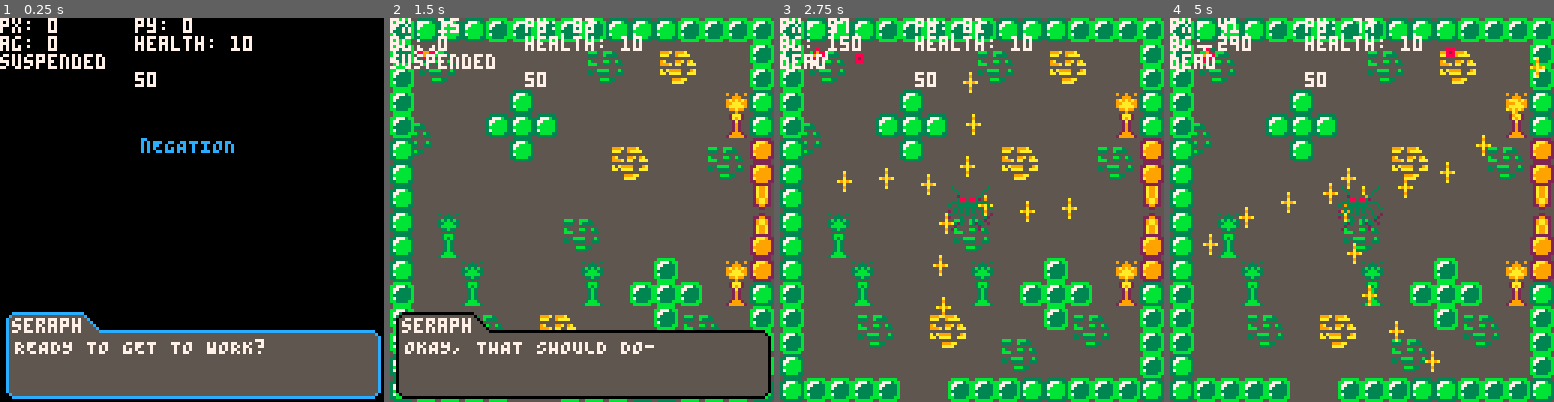
Above: before the commit, frames 1-4 (left to right).
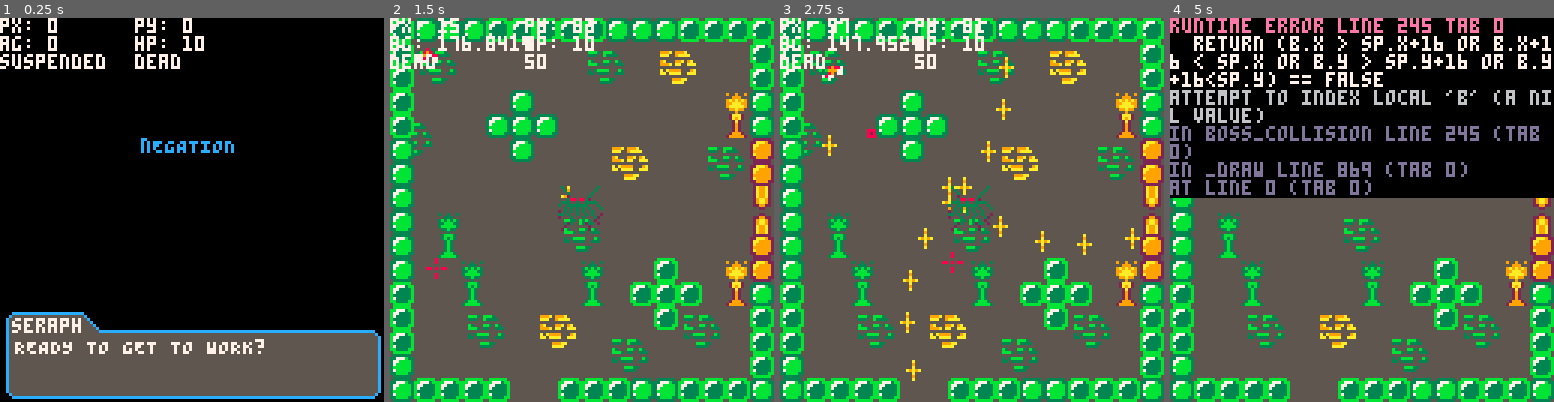
Above: after the commit, the same moments.

Repository: kbrewington/Negation
Game: PICO-8 cartridge negation.p8
The game is run twice, just before and just after one commit, with the same random seed, the same clock (stepped at 60 frames per second) and the same inputs.
Inputs (mouse positions are in pixels of both pictures, inside the frame that each line leads up to):
- Up to frame 1 (0.25 s): no input
- Up to frame 2 (1.5 s): tap X (X key) at 0.33, 1.07 s; click (670, 121) at 0.67 s; tap O (Z key) at 0.7 s; click (436, 267) at 1.22 s
- Up to frame 3 (2.75 s): hold Right 1.6-2.1 s; tap O (Z key) at 1.7, 2.1, 2.5 s; click (887, 114) at 1.77 s; tap X (X key) at 1.85 s; hold Up 2.15-2.42 s; click (952, 259) at 2.32 s; hold Right from 2.47 s (still down)
- Up to frame 4 (5 s): click (1404, 106) at 2.87 s; tap O (Z key) every 0.4 s from 2.9 to 4.9 s; tap X (X key) at 2.97, 4.08 s; release Right at 3.03 s; hold Left 3.08-3.58 s; click (1465, 256) at 3.42 s; hold Down 3.63-3.97 s; click (1231, 102) at 3.97 s; hold Right 4.02-4.68 s; click (1292, 248) at 4.52 s; hold Up from 4.73 s (still down)

The runs differ from the first frame. In frame 1, 0.7% of the frame differs, in the area x 35-66%, y 4-18%; in frame 2, 11%; in frame 3, 3.0%; in frame 4, 47%, in the area x 0-100%, y 0-93%.
Error after the commit: runtime error line 245 tab 0; return (b.x > sp.x+16 or b.x+16 < sp.x or b.y > sp.y+16 or b.y+16<sp.y) == false; attempt to index local 'b' (a nil value)

Commit message:
Added mouse sprite, with mouse aiming. Move left and right not yet implimented

Diff:
--- a/negation.p8
+++ b/negation.p8
@@ -22,8 +22,6 @@
 player.last_hit = 0
 player.b_count = 0
 player.tokens = 0
-Boss_health=50
-
 
 wall_fwd = false
 wall_bck = false
@@ -177,8 +175,9 @@
   b.sprite = sprite
   b.bullet_speed = 2
   b.bullet_spread = 7
-  b.immune_time=1
-  b.last_hit=0
+  b.immune_time = 1
+  b.last_hit = 0
+  b.health = 50
   b.pattern = {90, 180, 270, 360}
   b.update = function()
                  b.angle = (b.angle+1)%360
@@ -200,11 +199,15 @@
 
   print("ag: " .. player.angle, 0, 6, 7)
   --print("mem: ".. stat(0), 45, 6, 7)
-  print("health: ".. player.health, 45, 6, 7)
-
+  print("hp: ".. player.health, 45, 6, 7)
+
+  -- stat(33) = y stat(32) = x
   print(costatus(game), 0, 12, 7)
-  print("", 45, 12, 7)
-  print(Boss_health)
+  if boss1 ~= nil then
+    print(boss1.health, 45, 12, 7)
+  else
+    print("dead", 45, 12, 7)
+  end
 
 end
 
@@ -559,7 +562,7 @@
   print(sub(d, 31, 60), 5, 113, fnt_color)
   print(sub(d, 61, 90), 5, 119, fnt_color)
 
-  --print("Z/X TO CONTINUE", 69, 123, 7)
+  --print("z/x to continue", 69, 123, 7)
   wait.dialog_finish = false
 end
 
@@ -586,13 +589,13 @@
   -- add list of enemies to spawn_enmies
   --(spawn x position, spawn y position, type, time (in seconds) when the enemy should show up)
   add(enemy_table, enemy(100, 100, "basic", 4))
-  add(enemy_table, enemy(50, 50, "basic", 4))
-
-  add(enemy_table, enemy(100, 100, "basic", 5))
-  add(enemy_table, enemy(50, 50, "basic", 5))
-
-  add(enemy_table, enemy(100, 100, "basic", 6))
-  add(enemy_table, enemy(50, 50, "basic", 6))
+  --add(enemy_table, enemy(50, 50, "basic", 4))
+
+  --add(enemy_table, enemy(100, 100, "basic", 5))
+  --add(enemy_table, enemy(50, 50, "basic", 5))
+
+  --add(enemy_table, enemy(100, 100, "basic", 6))
+  --add(enemy_table, enemy(50, 50, "basic", 6))
 
   spawn_enemies = true -- tell the game we want to spawn enemies
   wait.start_time = time() -- used for timer and spawn time to compare when to spawn
@@ -624,7 +627,7 @@
 end
 
 --[[
-    Skill-tree menu (needs to be called continuously from draw to work)
+    skill-tree menu (needs to be called continuously from draw to work)
 ]]
 function skilltree()
   in_skilltree = true
@@ -714,16 +717,16 @@
       left arrow
     ]]
     if (btn(c.left_arrow)) then
-      dash_detect(c.left_arrow)
-      player.angle -= player.turnspeed
+      --dash_detect(c.left_arrow)
+      --player.angle -= player.turnspeed
     end --end left button
 
     --[[
       right arrow
     ]]
     if (btn(c.right_arrow)) then
-      dash_detect(c.right_arrow)
-      player.angle += player.turnspeed
+      --dash_detect(c.right_arrow)
+      --player.angle += player.turnspeed
     end --end right button
 
     --[[
@@ -732,11 +735,11 @@
     if (btn(c.up_arrow)) then
       if not cheats.noclip then
         if not wall_fwd then
-          dash_detect(c.up_arrow)
+          --dash_detect(c.up_arrow)
           player.current_speed = player.speed
         end
       else
-        dash_detect(c.up_arrow)
+        --dash_detect(c.up_arrow)
         player.current_speed = player.speed
       end
     end --end up button
@@ -747,11 +750,11 @@
     if (btn(c.down_arrow)) then
       if not cheats.noclip then
         if not wall_bck then
-          dash_detect(c.down_arrow)
+          --dash_detect(c.down_arrow)
           player.current_speed = -player.speed
         end
       else
-        dash_detect(c.down_arrow)
+        --dash_detect(c.down_arrow)
         player.current_speed = -player.speed
       end
     end --end down button
@@ -761,8 +764,10 @@
     z button
     -- shoot for now, this can be changed later
   ]]
-  if (btn(c.z_button)) then
-    if wait.controls and not wait.dialog_finish and btnp(c.z_button) then
+  --if (btn(c.z_button)) then
+  --stat(34) -> button bitmask (1=primary, 2=secondary, 4=middle)
+  if (stat(34) == 1) then
+    if wait.controls and not wait.dialog_finish then
       coresume(game)
     elseif not wait.controls then
       player.b_count = player.b_count + 1
@@ -796,6 +801,7 @@
   end
 
   player.current_speed = 0
+  if not drawdialog then player.angle = atan2(stat(32) - player.x - 3, stat(33) - player.y - 3) * -360 + 90 end
   player.angle = player.angle % 360
 end --end _update()
 
@@ -861,6 +867,20 @@
       spr(b.sprite, b.x, b.y)
       b.move()
     end
+
+    if drawboss then
+      if (time() - boss1.last_hit > boss1.immune_time) and boss_collision(boss1, b) then
+        boss1.health -= 5
+        boss1.last_hit = time()
+        if (boss1.health <= 0) then
+          drawboss = false
+          boss1 = nil
+        end
+        break
+      end
+
+      if boss_collision(boss1, b) then del(player_bullets, b) end
+    end
   end
 
   for b in all(enemy_bullets) do
@@ -888,23 +908,14 @@
   if drawboss then
     spr(boss1.sprite, boss1.x, boss1.y, 2, 2)
     boss1.update()
-    for b in all(player_bullets) do
-      if(((time()-boss1.last_hit)>boss1.immune_time) and (boss_collision(boss1,b)))then
-        Boss_health=Boss_health-5
-        boss1.last_hit=time()
-        if(Boss_health<=0)then
-          del(boss1)
-          drawboss=false
-        end
-        break
-      end
-    end
-  end
-
-  if player.health<=0 then
-    print("GAME OVER", 48, 60, 8)
+  end
+
+  if player.health <= 0 then
+    print("game over", 48, 60, 8)
     stop()
   end
+
+  spr(96, stat(32) - 3, stat(33) - 3)
 
   if spawn_enemies then spawnenemies() end
   if detect_killed_enemies then detect_kill_enemies() end
@@ -966,13 +977,13 @@
 00000000000000000000000000000000000000000000000000000000000000000000000000000000000000000000000000000000000000000000000000000000
 00000000000000000000000000000000000000000000000000000000000000000000000000000000000000000000000000000000000000000000000000000000
 00000000000000000000000000000000000000000000000000000000000000000000000000000000000000000000000000000000000000000000000000000000
-00000000000000000000000000000000000000000000000000000000000000000000000000000000000000000000000000000000000000000000000000000000
-00000000000000000000000000000000000000000000000000000000000000000000000000000000000000000000000000000000000000000000000000000000
-00000000000000000000000000000000000000000000000000000000000000000000000000000000000000000000000000000000000000000000000000000000
-00000000000000000000000000000000000000000000000000000000000000000000000000000000000000000000000000000000000000000000000000000000
-00000000000000000000000000000000000000000000000000000000000000000000000000000000000000000000000000000000000000000000000000000000
-00000000000000000000000000000000000000000000000000000000000000000000000000000000000000000000000000000000000000000000000000000000
-00000000000000000000000000000000000000000000000000000000000000000000000000000000000000000000000000000000000000000000000000000000
+00080000000000000000000000000000000000000000000000000000000000000000000000000000000000000000000000000000000000000000000000000000
+00080000000000000000000000000000000000000000000000000000000000000000000000000000000000000000000000000000000000000000000000000000
+00000000000000000000000000000000000000000000000000000000000000000000000000000000000000000000000000000000000000000000000000000000
+88080880000000000000000000000000000000000000000000000000000000000000000000000000000000000000000000000000000000000000000000000000
+00000000000000000000000000000000000000000000000000000000000000000000000000000000000000000000000000000000000000000000000000000000
+00080000000000000000000000000000000000000000000000000000000000000000000000000000000000000000000000000000000000000000000000000000
+00080000000000000000000000000000000000000000000000000000000000000000000000000000000000000000000000000000000000000000000000000000
 00000000000000000000000000000000000000000000000000000000000000000000000000000000000000000000000000000000000000000000000000000000
 00000000000000000000000000000000000000000000000000000000000000000000000000000000000000000000000000000000000000000000000000000000
 00000000000000000000000000000000000000000000000000000000000000000000000000000000000000000000000000000000000000000000000000000000
